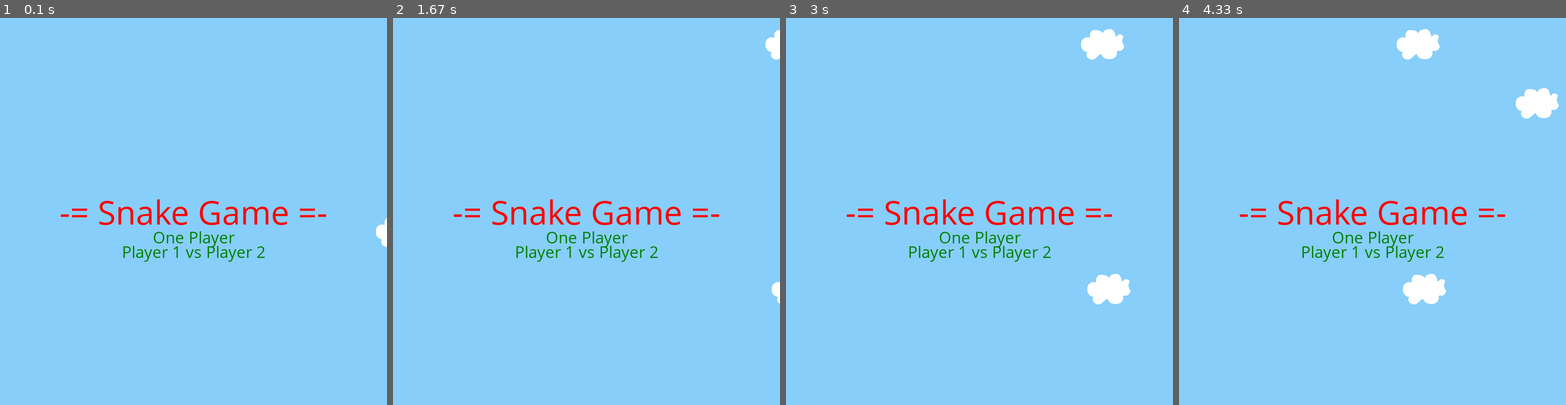
Above: before the commit, frames 1-4 (left to right).
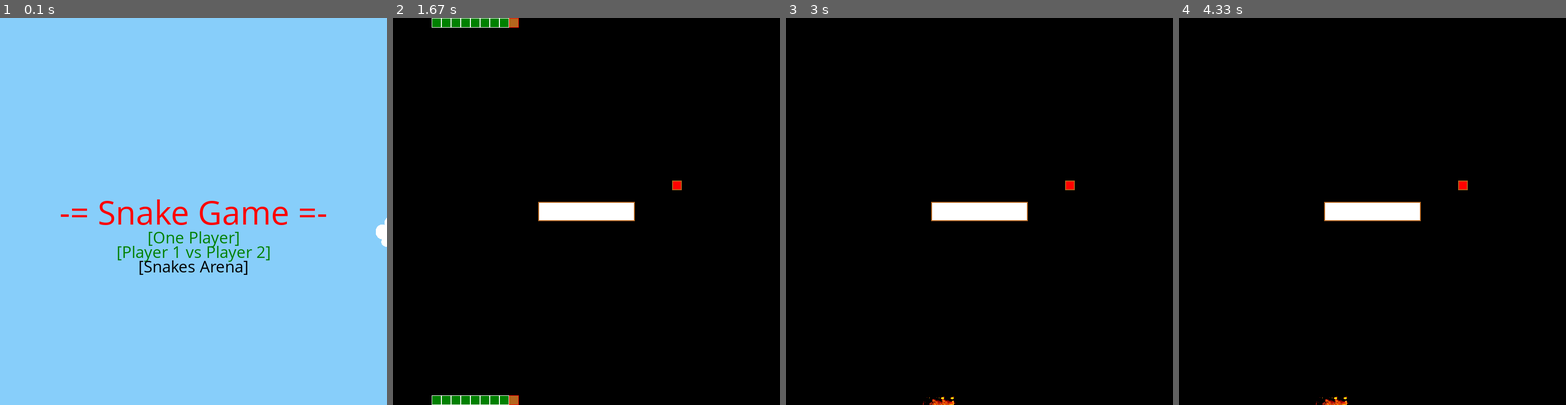
Above: after the commit, the same moments.

Repository: toancqb/Pygame_Projects
Game: pygame game, started from snake_hunting/game_snake.py
Same seed, same stepped clock (60 frames per second), same inputs: the game is played once before the commit and once after it.
Inputs (mouse positions are in pixels of both pictures, inside the frame that each line leads up to):
- Up to frame 1 (0.1 s): no input
- Up to frame 2 (1.67 s): press the mouse at (586, 254) at 0.37 s; move the mouse to (524, 203) at 0.47 s; release the mouse at (466, 153) at 0.6 s; tap Left at 0.67 s; tap Esc at 1 s; hold D from 1.37 s (still down)
- Up to frame 3 (3 s): release D at 1.83 s; hold W 1.87-2.17 s
- Up to frame 4 (4.33 s): no input

The runs differ from the first frame. In frame 1, 0.4% of the frame differs, in the area x 30-70%, y 55-67%; in frame 2, 100%, in the area x 0-100%, y 0-100%; in frame 3, 100%; in frame 4, 100%.

Commit message:
add Snakes Arenagit add -A

Diff:
--- a/snake_hunting/game_snake.py
+++ b/snake_hunting/game_snake.py
@@ -28,9 +28,11 @@
             opt = self.Menu()
             if opt == 1:
                 self.One_Player()
-            if opt == 2:
+            elif opt == 2:
                 self.Multi_Player()
-            if opt == -1:
+            elif opt == 3:
+                self.Snake_Arena()
+            elif opt == -1:
                 running = False
 
             self.clock.tick(10)
@@ -49,19 +51,26 @@
             SCREEN_HEIGHT/2 - txt.get_height() // 2
         )
 
-        txt2 = self.font.render("One Player", True, GREEN)
+        txt2 = self.font.render("[One Player]", True, GREEN)
         txt2_center = (
             SCREEN_WIDTH/2 - txt2.get_width() // 2,
             SCREEN_HEIGHT/2 + 30
         )
         txt2rect = txt2.get_rect()
-        txt3 = self.font.render("Player 1 vs Player 2", True, GREEN)
+        txt3 = self.font.render("[Player 1 vs Player 2]", True, GREEN)
         txt3_center = (
             SCREEN_WIDTH/2 - txt3.get_width() // 2,
             SCREEN_HEIGHT/2 + 60
         )
         txt3rect = txt3.get_rect()
 
+        txt4 = self.font.render("[Snakes Arena]", True, BLACK)
+        txt4_center = (
+            SCREEN_WIDTH/2 - txt4.get_width() // 2,
+            SCREEN_HEIGHT/2 + 90
+        )
+        txt4rect = txt4.get_rect()
+
         ADDCLOUD = pygame.USEREVENT + 2
         pygame.time.set_timer(ADDCLOUD, 2000)
 
@@ -74,6 +83,9 @@
             for event in pygame.event.get():
                 if event.type == KEYDOWN:
                     if event.key == K_ESCAPE:
+                        running = False
+                    if event.key == K_d:
+                        option = 3
                         running = False
                 if event.type == MOUSEBUTTONDOWN:
                     if pygame.mouse.get_pressed()[0]:
@@ -88,6 +100,11 @@
                         SCREEN_HEIGHT/2+60-txt3.get_height(),SCREEN_HEIGHT/2+60+txt3.get_height()):
                             option = 2
                             running = False
+                        elif check_position(pos_clicked,\
+                        SCREEN_WIDTH/2-txt4.get_width(),SCREEN_WIDTH/2+txt4.get_width(),\
+                        SCREEN_HEIGHT/2+90-txt4.get_height(),SCREEN_HEIGHT/2+90+txt4.get_height()):
+                            option = 3
+                            running = False
 
                 if event.type == QUIT:
                     running = False
@@ -101,6 +118,7 @@
             self.screen.blit(txt, txt_center)
             self.screen.blit(txt2, txt2_center)
             self.screen.blit(txt3, txt3_center)
+            self.screen.blit(txt4, txt4_center)
 
             for entity in clouds_decor:
                 self.screen.blit(entity.surf, entity.rect)
@@ -122,7 +140,7 @@
         all_sprites.add(fr)
         all_sprites.add(wl)
 
-        snakes = Snakes(all_sprites, SCREEN_WIDTH)
+        snakes = Snakes(all_sprites, SCREEN_WIDTH,(0,0))
         snakes.add_snake()
         snakes.add_snake()
         snakes.add_snake()
@@ -186,13 +204,13 @@
         all_sprites2.add(fr)
         all_sprites2.add(wl)
 
-        snakes = Snakes(all_sprites, SCREEN_WIDTH//2)
-        snakes.add_snake()
-        snakes.add_snake()
-        snakes.add_snake()
-        snakes.add_snake()
-
-        snakes2 = Snakes(all_sprites2, SCREEN_WIDTH//2)
+        snakes = Snakes(all_sprites, SCREEN_WIDTH//2, (0,0))
+        snakes.add_snake()
+        snakes.add_snake()
+        snakes.add_snake()
+        snakes.add_snake()
+
+        snakes2 = Snakes(all_sprites2, SCREEN_WIDTH//2, (0,0))
         snakes2.add_snake()
         snakes2.add_snake()
         snakes2.add_snake()
@@ -267,6 +285,110 @@
             pygame.display.flip()
             self.clock.tick(GAME_SPEED)
 
+    def Snake_Arena(self):
+        fruits = pygame.sprite.Group()
+        fr = Fruit(SCREEN_WIDTH)
+        fruits.add(fr)
+        walls = pygame.sprite.Group()
+        wl = Wall(SCREEN_WIDTH)
+        walls.add(wl)
+
+        all_sprites = pygame.sprite.Group()
+        all_sprites.add(fr)
+        all_sprites.add(wl)
+
+        snakes = Snakes(all_sprites, SCREEN_WIDTH,(0,0))
+        snakes.add_snake()
+        snakes.add_snake()
+        snakes.add_snake()
+        snakes.add_snake()
+        snakes.add_snake()
+        snakes.add_snake()
+        snakes.add_snake()
+        snakes.add_snake()
+        snakes.add_snake()
+
+        snakes2 = Snakes(all_sprites, SCREEN_WIDTH,(0,SCREEN_HEIGHT-SQ_SIZE))
+        snakes2.add_snake()
+        snakes2.add_snake()
+        snakes2.add_snake()
+        snakes2.add_snake()
+        snakes2.add_snake()
+        snakes2.add_snake()
+        snakes2.add_snake()
+        snakes2.add_snake()
+        snakes2.add_snake()
+
+        sd = False
+        sd2 = False
+        opt = True
+        opt2 = True
+        running = True
+        while running:
+            for event in pygame.event.get():
+                if event.type == pygame.QUIT:
+                    running = False
+                if event.type == KEYDOWN:
+                    if event.key == K_ESCAPE:
+                        running = False
+                if event.type == self.ADDFRUIT:
+                    new_fruit = Fruit(SCREEN_WIDTH)
+                    fruits.add(new_fruit)
+            pressed_keys = pygame.key.get_pressed()
+
+            self.draw_board(self.screen, BLACK)
+
+            if opt:
+                snakes.update(pressed_keys, 2)
+                for snake in snakes.group:
+                    for fruit in fruits:
+                        if pygame.sprite.collide_rect(snake, fruit):
+                            fruit.kill()
+                            new_fruit = Fruit(SCREEN_WIDTH//2)
+                            fruits.add(new_fruit)
+                            all_sprites.add(new_fruit)
+                            snakes.add_snake()
+
+                    if (snake != snakes.head and snakes.head.rect.colliderect(snake))\
+                    or pygame.sprite.spritecollideany(snake, walls)\
+                    or snakes2.head.rect.colliderect(snake):
+                        expl = Explosion(snakes.head.rect.copy())
+                        all_sprites.add(expl)
+                        sd = True
+                        break
+            if sd:
+                for snake in snakes.group:
+                    snake.kill()
+                opt, sd = False, False
+#################################
+            if opt2:
+                snakes2.update(pressed_keys, 1)
+                for snake in snakes2.group:
+                    for fruit in fruits:
+                        if pygame.sprite.collide_rect(snake, fruit):
+                            fruit.kill()
+                            new_fruit = Fruit(SCREEN_WIDTH//2)
+                            fruits.add(new_fruit)
+                            all_sprites.add(new_fruit)
+                            snakes2.add_snake()
+
+                    if (snake != snakes2.head and snakes2.head.rect.colliderect(snake))\
+                    or pygame.sprite.spritecollideany(snake, walls)\
+                    or snakes.head.rect.colliderect(snake):
+                        expl = Explosion(snakes2.head.rect.copy())
+                        all_sprites.add(expl)
+                        sd2 = True
+                        break
+            if sd2:
+                for snake in snakes2.group:
+                    snake.kill()
+                opt2, sd2 = False, False
+
+            for fw in all_sprites:
+                self.screen.blit(fw.surf, fw.rect)
+
+            pygame.display.flip()
+            self.clock.tick(GAME_SPEED)
 
 if __name__ == '__main__':
     t = Game()
--- a/snake_hunting/objects_class.py
+++ b/snake_hunting/objects_class.py
@@ -72,11 +72,11 @@
 
 class Snakes(pygame.sprite.Sprite):
 
-    def __init__(self, all_sprites, scr_width):
+    def __init__(self, all_sprites, scr_width, rect_pos):
         super(Snakes, self).__init__()
         self.SCREEN_WIDTH = scr_width
         self.all_sprites = all_sprites
-        self.head = Snake((0,0), 1, (SQ_SIZE, 0), self.SCREEN_WIDTH)
+        self.head = Snake(rect_pos, 1, (SQ_SIZE, 0), self.SCREEN_WIDTH)
         self.group = [self.head]
         self.len = 1
 
@@ -86,6 +86,11 @@
         rect = self.head.rect
         rect = (rect[0]+self.head.goto[0], rect[1]+self.head.goto[1], rect[2], rect[3])
         new_snake = Snake(rect, self.len, self.head.goto, self.SCREEN_WIDTH)
+        new_snake.surf.fill(RED)
+        pygame.draw.rect(new_snake.surf,ORANGE, (1, 1, SQ_SIZE-2, SQ_SIZE-2))
+        self.head.surf.fill(WHITE)
+        pygame.draw.rect(self.head.surf,GREEN, (1, 1, SQ_SIZE-2, SQ_SIZE-2))
+
         self.group.insert(0, new_snake)
         self.len += 1
         self.head = new_snake
@@ -138,6 +143,15 @@
         self.surf = pygame.image.load(os.path.join("srcs", "explosion2.png"))
         self.surf = pygame.transform.scale(self.surf, (64, 64))
         self.rect = rect
+        self.timer = 10
+
+    def process(self):
+        if self.timer < 0:
+            self.kill()
+
+    def update(self):
+        self.timer = self.timer - 1
+        self.process()
 
 class Cloud(pygame.sprite.Sprite):
     def __init__(self, scr_width):
